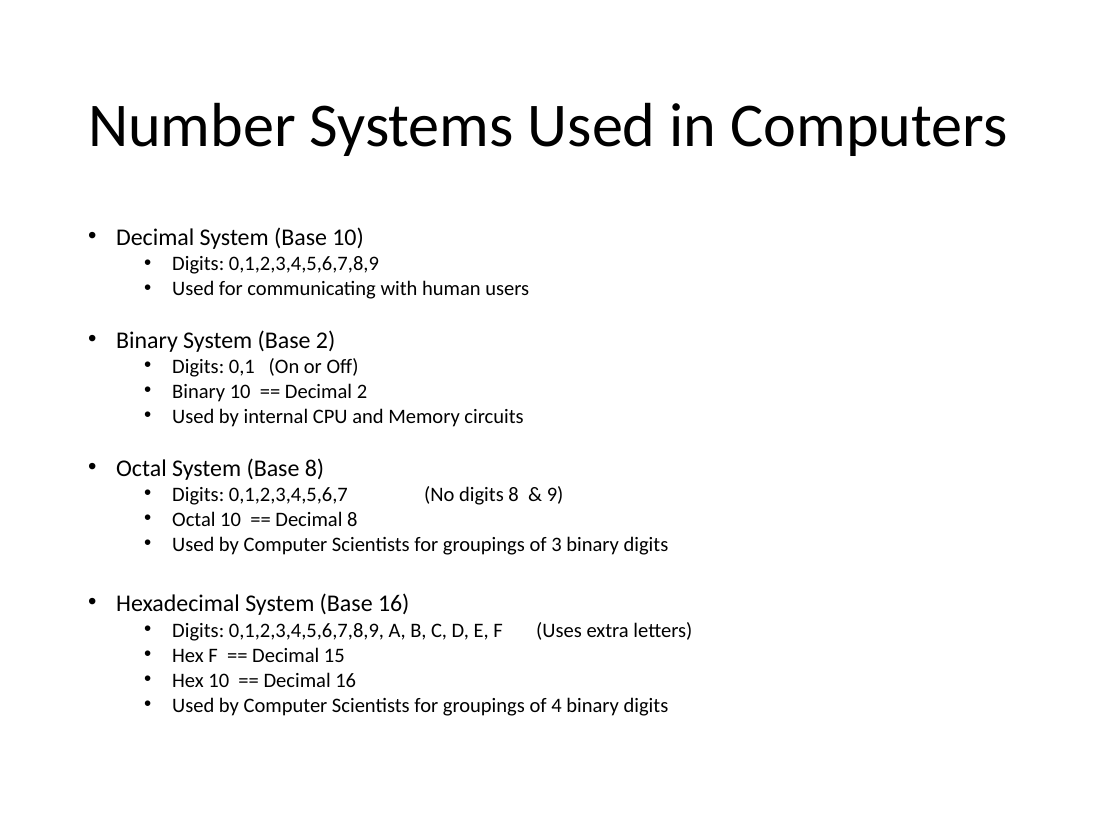
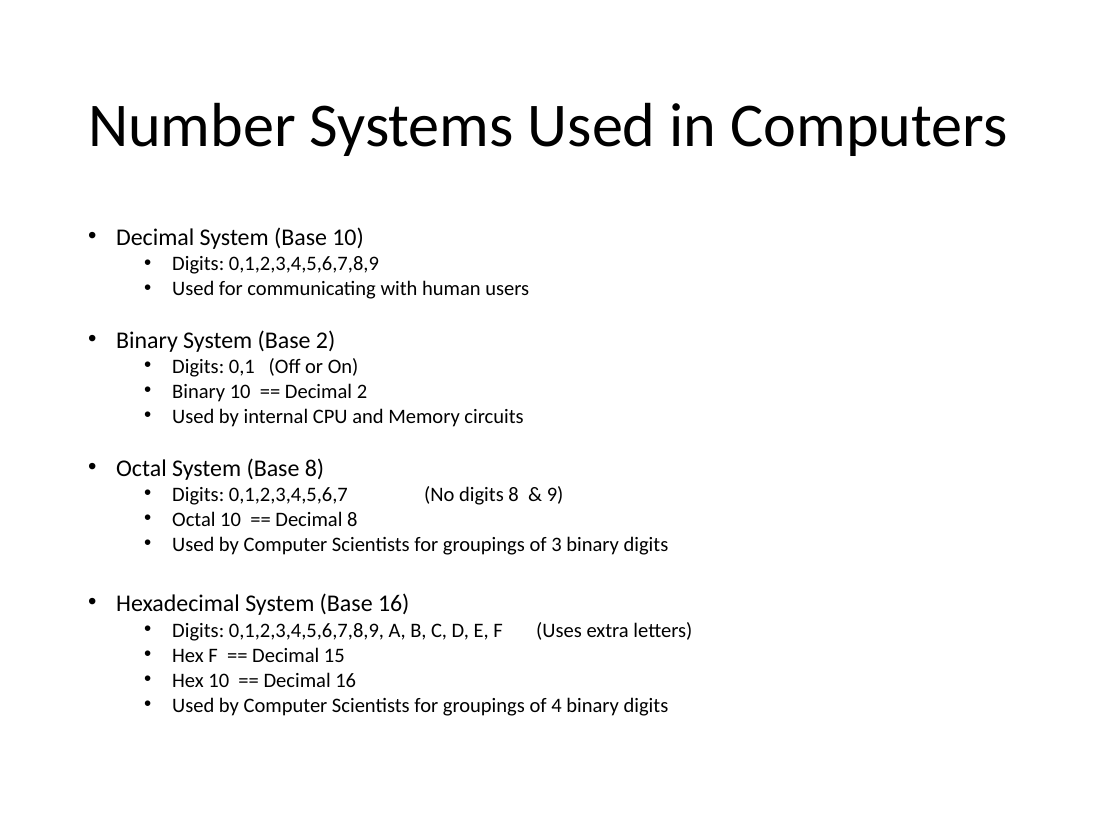
Before and after one commit to Greg5519/ICS2O0, a slide deck: slide 3 of Topic A Understanding Computers/A.5 Lesson - Binary Numbers.pptx. Drawn at 1120x840 pixels with LibreOffice and Linux fonts; fonts in the diff are those of the drawing. Boxes give left, top, right and bottom in pixels: in the first picture for what was removed or moved away, otherwise in the second. Text is boxed around its words. In the diff, an @@ line names an element or a change of style, - is before the commit and + after.

```diff
--- a/Topic A Understanding Computers/A.5 Lesson - Binary Numbers.pptx
+++ b/Topic A Understanding Computers/A.5 Lesson - Binary Numbers.pptx
@@ text at <box>172,358,359,377</box>: text changed @@
-  • Digits: 0,1 (On or Off)
+  • Digits: 0,1 (Off or On)
```
Also in this commit, not shown: 2 other slides changed, 1 other file.
